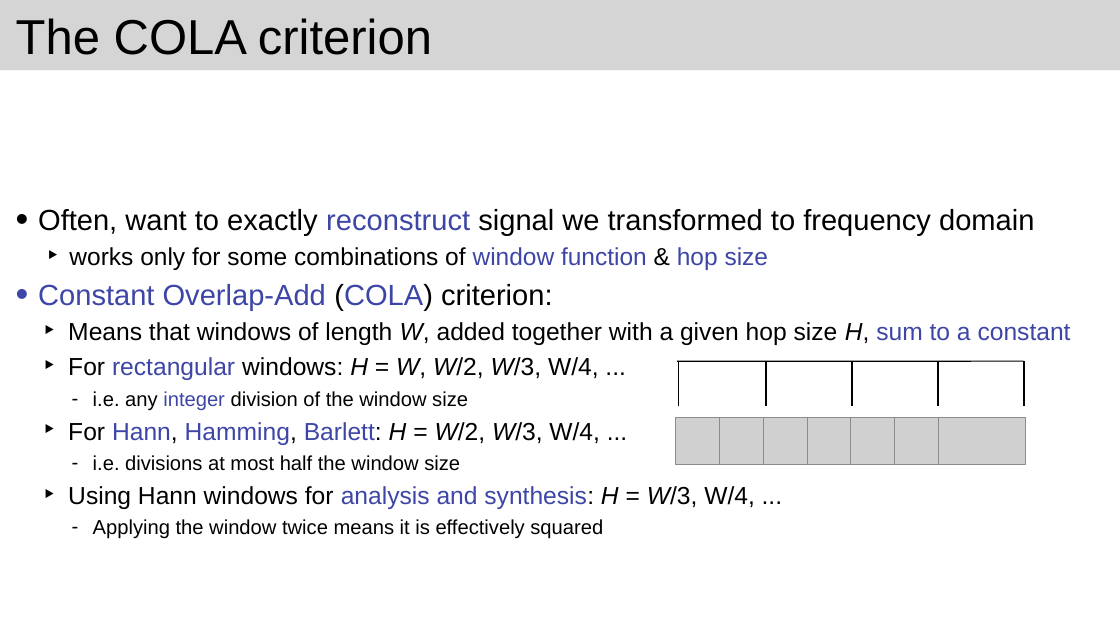
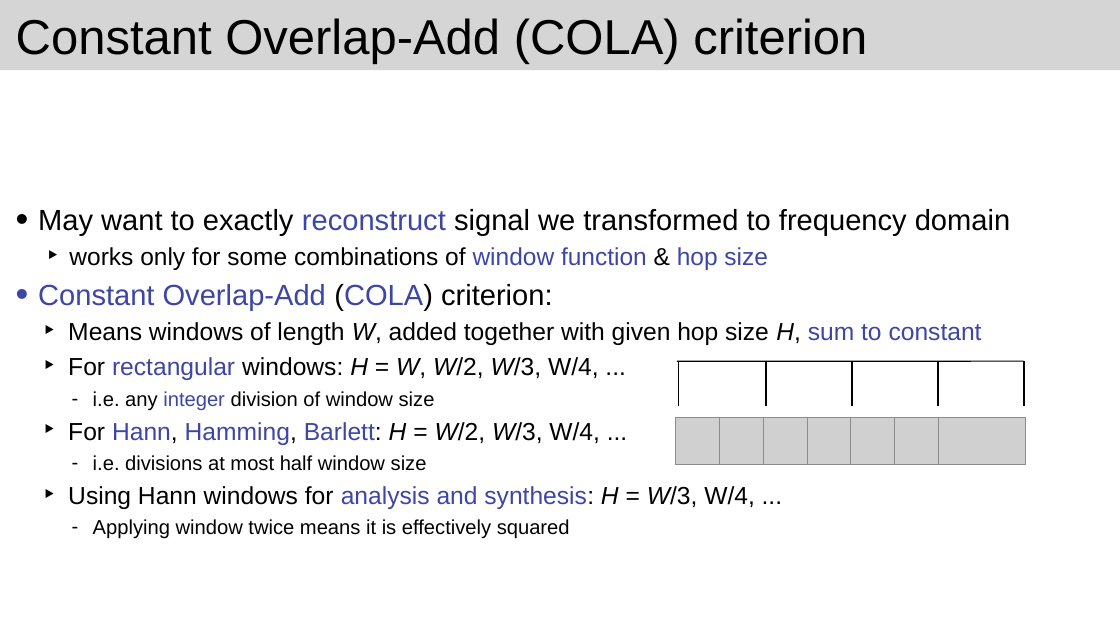
Before and after one commit to joshreiss/Audio-programming-with-VST-and-JUCE, a slide deck: slide 5 of 10 Phase vocoder/Phase vocoder 3.pptx (slide 7 before the commit). Drawn at 1120x630 pixels with LibreOffice and Linux fonts; fonts in the diff are those of the drawing; grey boxes stand for pictures. Boxes give left, top, right and bottom in pixels: in the first picture for what was removed or moved away, otherwise in the second. Text is boxed around its words. In the diff, an @@ line names an element or a change of style, - is before the commit and + after.

```diff
--- a/10 Phase vocoder/Phase vocoder 3.pptx
+++ b/10 Phase vocoder/Phase vocoder 3.pptx
@@ title at <box>16,18,867,64</box>: text changed @@
-The COLA criterion
+Constant Overlap-Add (COLA) criterion
@@ text at <box>38,209,1010,235</box>: text changed @@
-• Often, want to exactly reconstruct signal we transformed to frequency domain
+• May want to exactly reconstruct signal we transformed to frequency domain
@@ text at <box>68,322,982,345</box>: text changed @@
-  ‣ Means that windows of length W, added together with a given hop size H, sum to a constant
+  ‣ Means windows of length W, added together with given hop size H, sum to constant
@@ text at <box>93,391,435,411</box>: text changed @@
-    – i.e. any integer division of the window size
+    – i.e. any integer division of window size
@@ text at <box>93,455,427,471</box>: text changed @@
-    – i.e. divisions at most half the window size
+    – i.e. divisions at most half window size
@@ text at <box>93,519,570,539</box>: text changed @@
-    – Applying the window twice means it is effectively squared
+    – Applying window twice means it is effectively squared
```
Also in this commit, not shown: 15 other slides changed, 1 slide added, 1 slide removed, 47 other files.
